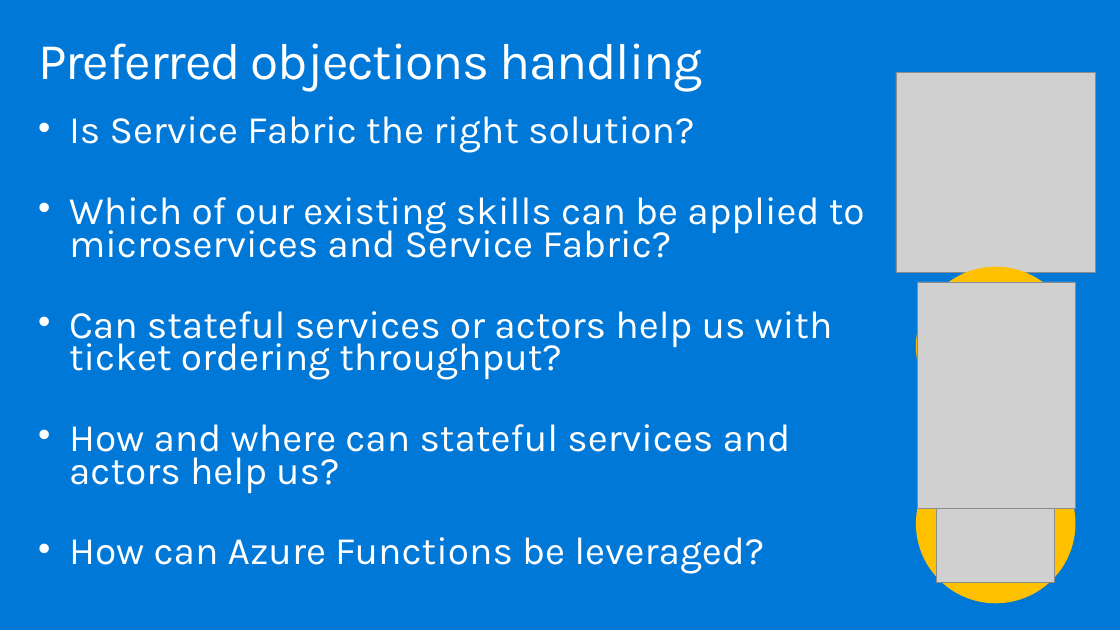
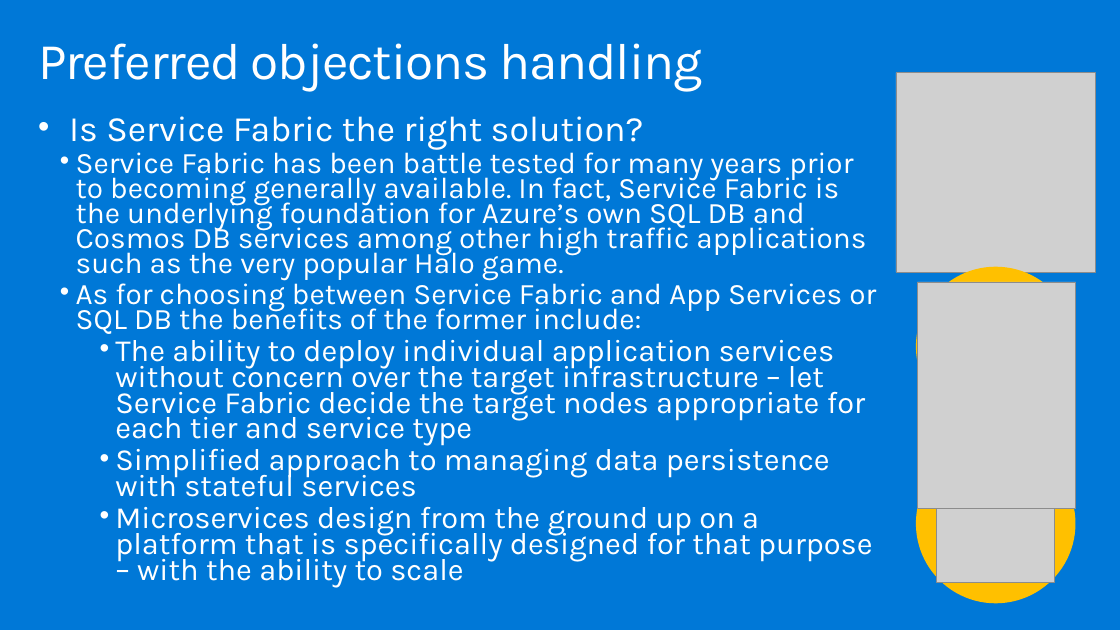
Before and after one commit to yellowbrickcode/MCW-Microservices-architecture, a slide deck: slide 23 of WDS/Whiteboard Design Session Trainer Presentation - Microservices architecture.pptx. Drawn at 1120x630 pixels with LibreOffice and Linux fonts; fonts in the diff are those of the drawing; grey boxes stand for pictures. Boxes give left, top, right and bottom in pixels: in the first picture for what was removed or moved away, otherwise in the second. Text is boxed around its words. In the diff, an @@ line names an element or a change of style, - is before the commit and + after.

```diff
--- a/WDS/Whiteboard Design Session Trainer Presentation - Microservices architecture.pptx
+++ b/WDS/Whiteboard Design Session Trainer Presentation - Microservices architecture.pptx
@@ text at [69, 116, 644, 150]: size 33.3 to 30.6 pt in "Is Service Fabric the right solution?" @@
@@ text at [76, 146, 876, 588]: text changed; size 33.3 to 26.4 pt @@
-• Which of our existing skills can be applied to microservices and Service Fabric?
-• Can stateful services or actors help us with ticket ordering throughput?
-• How and where can stateful services and actors help us?
-• How can Azure Functions be leveraged?
+  • Service Fabric has been battle tested for many years prior to becoming generally available. In fact, Service Fabric is the underlying foundation for Azure’s own SQL DB and Cosmos DB services among other high traffic applications such as the very popular Halo game.
+  • As for choosing between Service Fabric and App Services or SQL DB the benefits of the former include:
+    • The ability to deploy individual application services without concern over the target infrastructure – let Service Fabric decide the target nodes appropriate for each tier and service type
+    • Simplified approach to managing data persistence with stateful services
+    • Microservices design from the ground up on a platform that is specifically designed for that purpose – with the ability to scale
```
Also in this commit, not shown: 12 other slides changed, 4 slides added, 8 other files.
